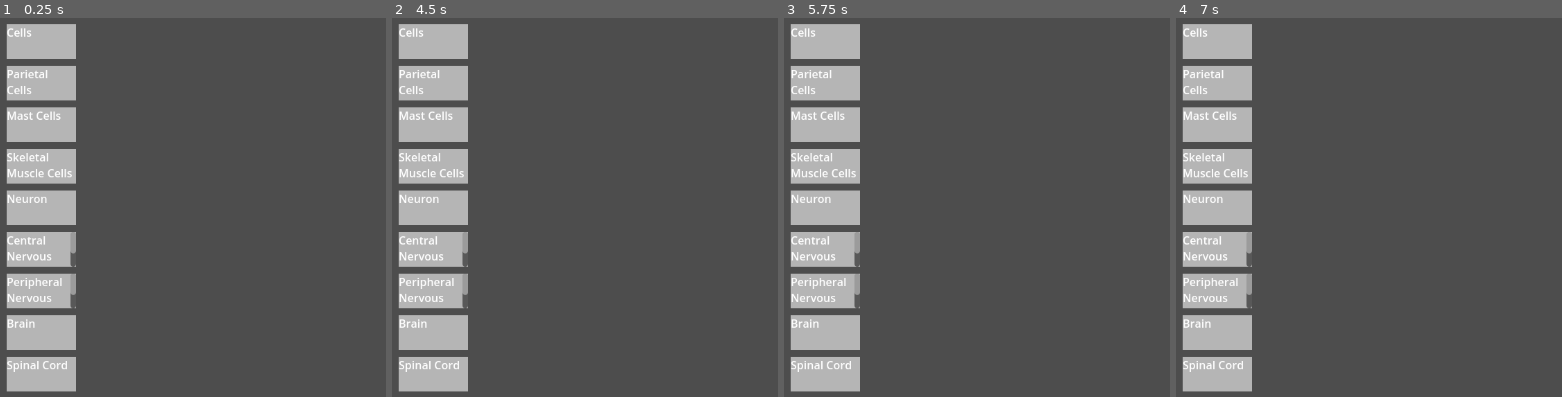
Above: before the commit, frames 1-4 (left to right).
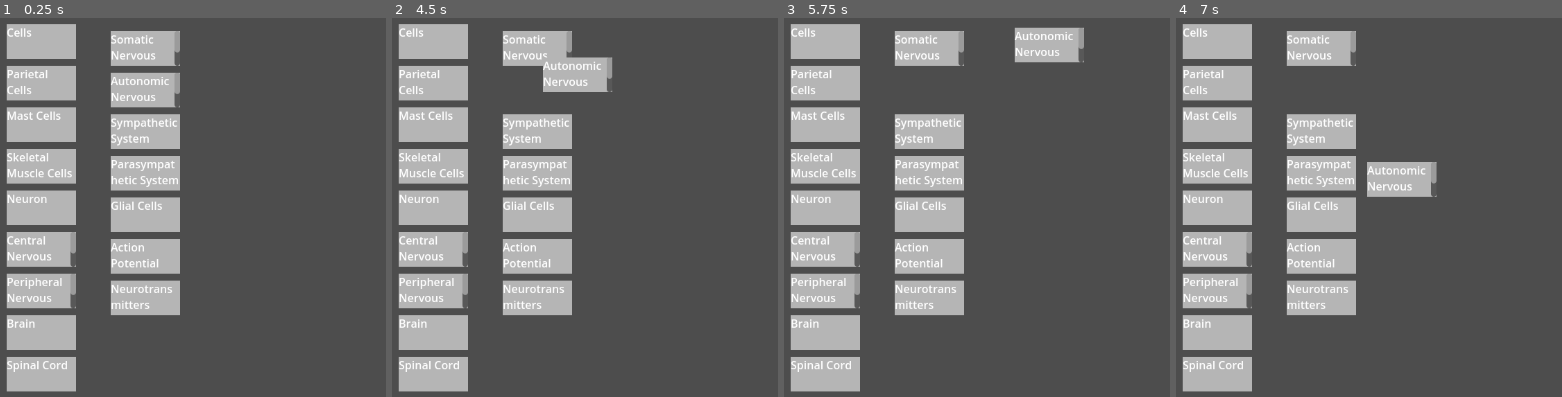
Above: after the commit, the same moments.

Repository: sk337/MindMapGame
Game: Godot game, scene res://scenes/MapGame.tscn
Two runs of this game, one before a commit and one after it. Both use one fixed random seed, a clock stepped at 60 frames per second and the inputs below.
Inputs (mouse positions are in pixels of both pictures, inside the frame that each line leads up to):
- Up to frame 1 (0.25 s): no input
- Up to frame 2 (4.5 s): tap Enter at 0.5, 2, 3.5 s; move the mouse to (outside the picture) at 0.52 s; click (outside the picture) at 0.67 s; tap Space at 1.25, 2.75, 4.25 s; drag from (604, 196) to (723, 260) at 1.27 s; move the mouse to (outside the picture) at 2.02 s; click (outside the picture) at 2.17 s; drag from (723, 260) to (523, 105) at 2.77 s; move the mouse to (outside the picture) at 3.52 s; click (outside the picture) at 3.67 s; drag from (523, 105) to (642, 59) at 4.27 s
- Up to frame 3 (5.75 s): move the mouse to (outside the picture) at 5.02 s; click (outside the picture) at 5.17 s
- Up to frame 4 (7 s): drag from (1426, 59) to (1388, 196) at 5.77 s; move the mouse to (outside the picture) at 6.52 s; click (outside the picture) at 6.67 s

The runs differ from the first frame. In frame 1, 11% of the frame differs, in the area x 28-47%, y 3-79%; in frame 2, 11%; in frame 3, 11%; in frame 4, 11%, in the area x 28-68%, y 3-79%.

Commit message:
term parsing improved
terms wrap to the next column if they reach the bottom of the screen

Diff:
--- a/scripts/MapGame.gd
+++ b/scripts/MapGame.gd
@@ -33,13 +33,19 @@
 	#print(json_data)
 	var current_position = Vector2(50, 50)
 	var term_offset = Vector2(0, 60)
-	var column_width = 200 #width of each term
+	var column_width = 150 #width of each term
+	var screen_height = DisplayServer.screen_get_size().y # get the window height
+
 	if json_data.size() > 0:
 		var just_items = json_data["just_items"]
 		if just_items.size() > 0:
 			for i in range(just_items.size()):
 				var term_name = just_items[i]
-				current_position = current_position + term_offset # staggered position
+				if current_position.y + term_offset.y > screen_height:
+					#start a new column
+					current_position.y = term_offset.y
+					current_position.x += column_width
+				current_position += term_offset # staggered position
 				instantiate_term(term_name, current_position)
 
 func instantiate_term(term_name: String, position: Vector2):
Not shown, changed: .DS_Store
